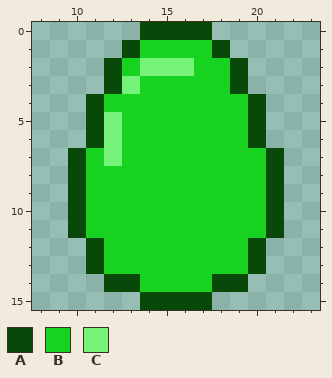
Pixel-art sprite, stored at resources/slime_green_squish.png. That is the earlier state.
The file is 32x16 pixels. Shown: x 8..23, y 0..15.
Palette (. is transparent): A #08490a  B #17d31f  C #76f27b
Pixels before, first column x 10:
 0 ....AAAA....
 1 ...ABBBBA...
 2 ..ABCCCBBA..
 3 ..ACBBBBBA..
 4 .ABBBBBBBBA.
 5 .ACBBBBBBBA.
 6 .ACBBBBBBBA.
 7 ABCBBBBBBBBA
 8 ABBBBBBBBBBA
 9 ABBBBBBBBBBA
10 ABBBBBBBBBBA
11 ABBBBBBBBBBA
12 .ABBBBBBBBA.
13 .ABBBBBBBBA.
14 ..AABBBBAA..
15 ....AAAA....
The same view after the edit:
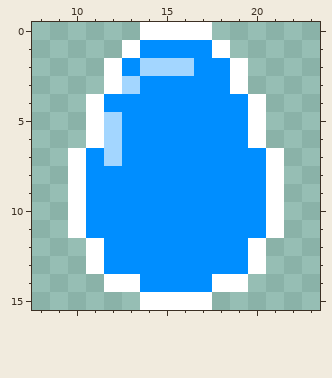
What changed:
Colour A changes from #08490a to #ffffff.
Colour B changes from #17d31f to #008eff.
Colour C changes from #76f27b to #a3d6ff.
Changed places in both pictures, as pixel boxes (x1, y1, x2, y2):
changed: (68, 22, 284, 310)
